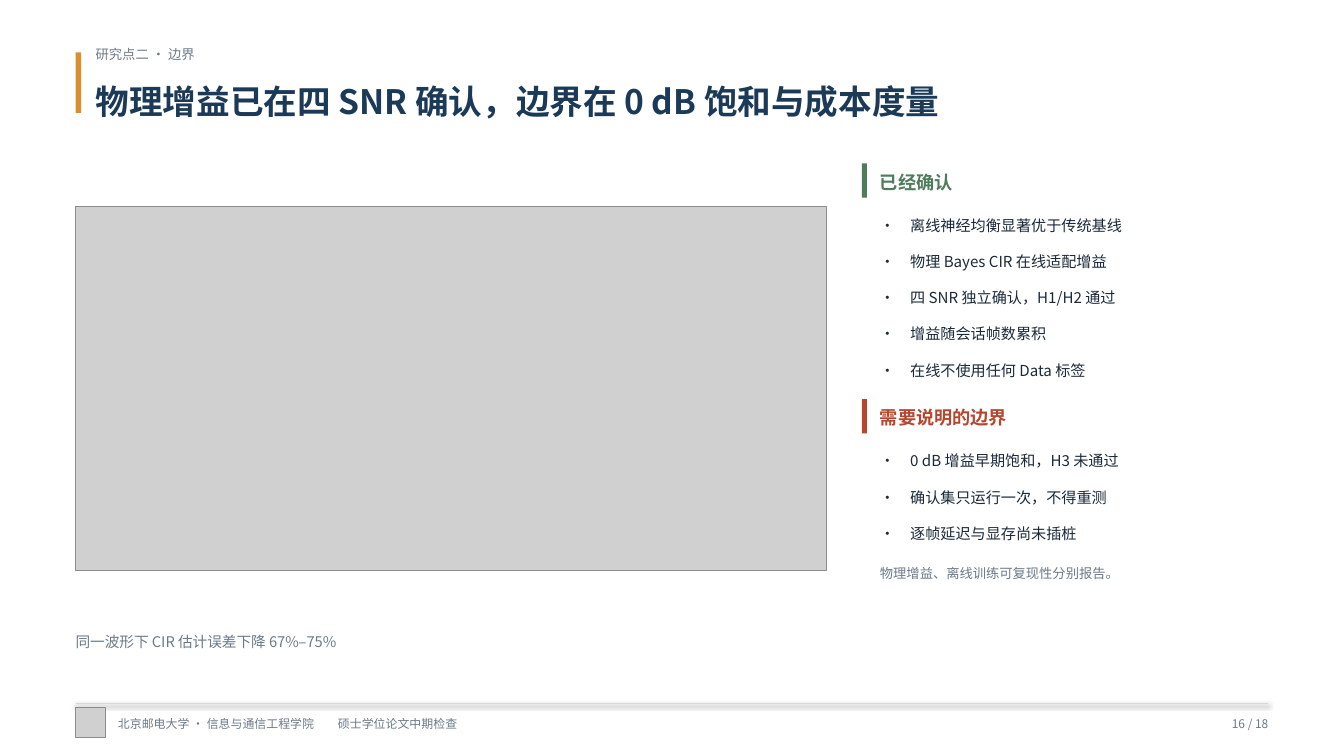
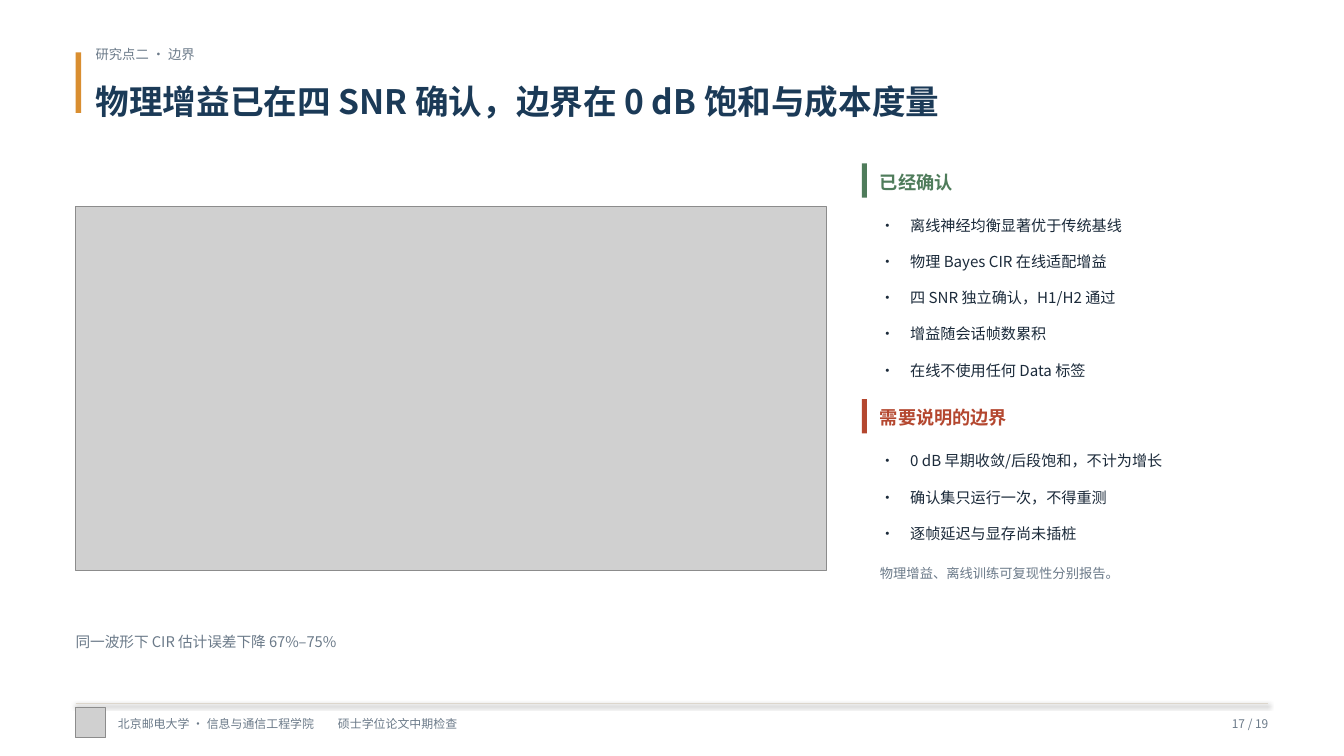
Before and after one commit to shuaidaqian/RL4EQ, a slide deck: slide 17 of output/midterm_20261106/中期答辩_李诚谦_20261106.pptx (slide 16 before the commit). Drawn at 1344x756 pixels with LibreOffice and Linux fonts; fonts in the diff are those of the drawing; grey boxes stand for pictures. Boxes give left, top, right and bottom in pixels: in the first picture for what was removed or moved away, otherwise in the second. Text is boxed around its words. In the diff, an @@ line names an element or a change of style, - is before the commit and + after.

```diff
--- a/output/midterm_20261106/中期答辩_李诚谦_20261106.pptx
+++ b/output/midterm_20261106/中期答辩_李诚谦_20261106.pptx
@@ text at (x1=910, y1=453, x2=1163, y2=469): text changed @@
-· 0 dB 增益早期饱和，H3 未通过
+· 0 dB 早期收敛/后段饱和，不计为增长
@@ text at (x1=1232, y1=719, x2=1268, y2=728): text changed @@
-16 / 18
+17 / 19
```
Also in this commit, not shown: 17 other slides changed, 1 slide added, 39 other files.
